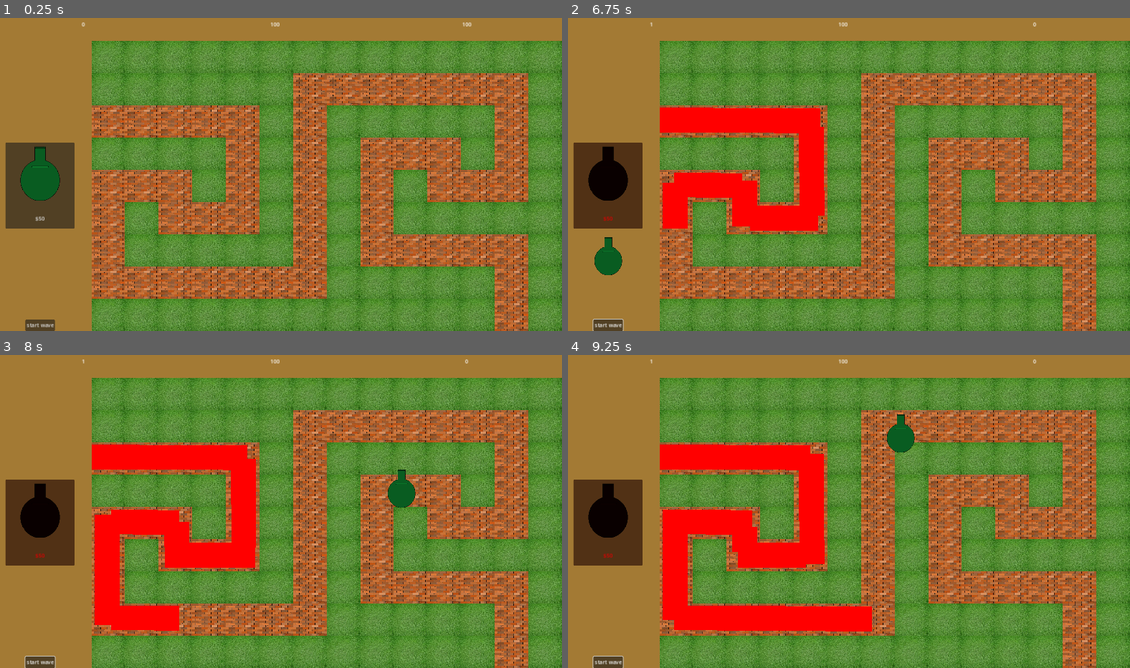
Above: before the commit, frames 1-4 (two rows, left to right).
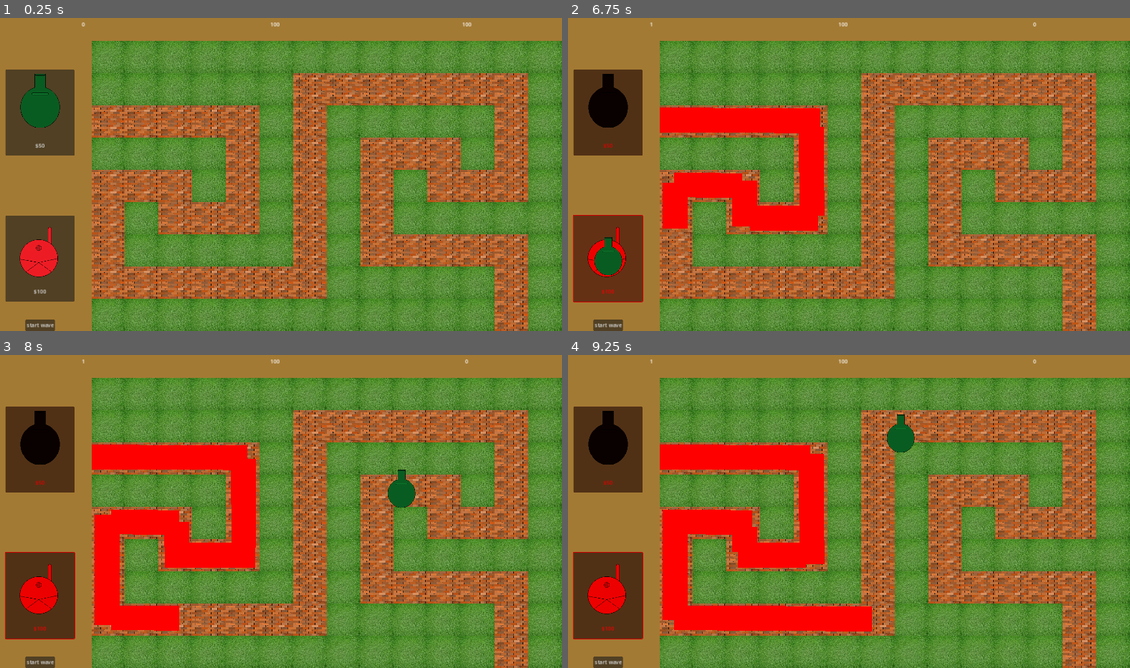
Above: after the commit, the same moments.

Repository: real-chicken-master/square-tower-defense-godot-
Game: Godot game, scene res://maps/grassMap.tscn
Two runs of this game, one before a commit and one after it. Both use one fixed random seed, a clock stepped at 60 frames per second and the inputs below.
Inputs (mouse positions are in pixels of both pictures, inside the frame that each line leads up to):
- Up to frame 1 (0.25 s): no input
- Up to frame 2 (6.75 s): click "$50" at 0.5 s; click (607, 259) at 1.25 s, where only the run after the commit has a clickable "$100"; click "start wave" at 2 s; click "start wave" at 2.75 s; click "$50" at 3.5 s; click (607, 259) at 4.25 s, where only the run after the commit has a clickable "$100"; click "$50" at 5 s; click "start wave" at 5.75 s; click (607, 259) at 6.5 s, where only the run after the commit has a clickable "$100"
- Up to frame 3 (8 s): move the mouse to (399, 489) at 7.27 s; click (399, 489) at 7.35 s
- Up to frame 4 (9.25 s): move the mouse to (730, 524) at 8.02 s; click (730, 524) at 8.1 s; move the mouse to (899, 436) at 8.77 s; click (899, 436) at 8.85 s

The runs differ from the first frame. In frame 1, 8.2% of the frame differs, in the area x 1-14%, y 16-91%; in frame 2, 7.9%; in frame 3, 8.3%, in the area x 0-14%, y 16-100%; in frame 4, 8.3%.

Commit message:
added the snipr tower and the third wave

Diff:
--- a/UI/ui.gd
+++ b/UI/ui.gd
@@ -20,7 +20,9 @@
 
 const discShooterPrice = 50
 
-func _on_button_button_down():
+const sniperPrice = 100
+
+func _on_disc_shooter_button_down():
 	if(money >= discShooterPrice):
 		Globals.money -= discShooterPrice
 		towerType = "disc Shooter"
@@ -43,6 +45,10 @@
 		$"sidebar (towers)/VBoxContainer/discShooter".modulate = Color.WHITE
 	else:
 		$"sidebar (towers)/VBoxContainer/discShooter".modulate = Color.RED
+	if(money >= sniperPrice):
+		$"sidebar (towers)/VBoxContainer/sniper".modulate = Color.WHITE
+	else:
+		$"sidebar (towers)/VBoxContainer/sniper".modulate = Color.RED
 
 
 func _on_start_wave_button_down():
@@ -51,3 +57,10 @@
 		Globals.wave += 1
 		wave = Globals.wave
 		startNextWave.emit(wave)
+
+
+func _on_sniper_button_down():
+		if(money >= sniperPrice):
+			Globals.money -= sniperPrice
+			towerType = "sniper"
+			towerplace.emit(towerType)
--- a/UI/ui.tscn
+++ b/UI/ui.tscn
@@ -1,7 +1,8 @@
-[gd_scene load_steps=3 format=3 uid="uid://bnwvefyvc5koy"]
+[gd_scene load_steps=4 format=3 uid="uid://bnwvefyvc5koy"]
 
 [ext_resource type="Script" path="res://UI/ui.gd" id="1_palqw"]
 [ext_resource type="Texture2D" uid="uid://dvxdyo2rrwf4m" path="res://images/DiscShooter.png" id="2_hmbaw"]
+[ext_resource type="Texture2D" uid="uid://1dlamtkj2e3n" path="res://images/sniper.png" id="3_q8l72"]
 
 [node name="UI" type="Control"]
 layout_mode = 3
@@ -39,6 +40,16 @@
 size_flags_vertical = 6
 text = "$50"
 icon = ExtResource("2_hmbaw")
+icon_alignment = 1
+vertical_icon_alignment = 0
+
+[node name="sniper" type="Button" parent="sidebar (towers)/VBoxContainer"]
+modulate = Color(1, 0, 0, 1)
+layout_mode = 2
+size_flags_horizontal = 4
+size_flags_vertical = 6
+text = "$100"
+icon = ExtResource("3_q8l72")
 icon_alignment = 1
 vertical_icon_alignment = 0
 
@@ -98,5 +109,6 @@
 horizontal_alignment = 1
 vertical_alignment = 1
 
-[connection signal="button_down" from="sidebar (towers)/VBoxContainer/discShooter" to="." method="_on_button_button_down"]
+[connection signal="button_down" from="sidebar (towers)/VBoxContainer/discShooter" to="." method="_on_disc_shooter_button_down"]
+[connection signal="button_down" from="sidebar (towers)/VBoxContainer/sniper" to="." method="_on_sniper_button_down"]
 [connection signal="button_down" from="sidebar (towers)/start wave" to="." method="_on_start_wave_button_down"]
--- a/maps/grassMap.gd
+++ b/maps/grassMap.gd
@@ -6,6 +6,9 @@
 
 var discShooterPlace_scene = preload("res://towers/tower place/DiscShooterPlace.tscn")
 var discShooter_scene = preload("res://towers/discShooter.tscn")
+
+var sniperPlace_scene = preload("res://towers/tower place/sniperPlace.tscn")
+var sniper_scene = preload("res://towers/sniper.tscn")
 
 func _ready():
 	connectSignals()
@@ -20,13 +23,23 @@
 		var DiscShooterPlace = discShooterPlace_scene.instantiate() as Sprite2D
 		DiscShooterPlace.connect("placeTower",placeTower)
 		$towers/towerPlaceIcons.add_child(DiscShooterPlace)
+	if(towerType == "sniper"):
+		var sniperPlace = sniperPlace_scene.instantiate() as Sprite2D
+		sniperPlace.connect("placeTower",placeTower)
+		$towers/towerPlaceIcons.add_child(sniperPlace)
 
 func placeTower(towerType,pos):
 	if(towerType == "discShooter"):
 		var discShooter = discShooter_scene.instantiate() as CharacterBody2D
 		discShooter.connect("shootDisc",_on_disc_shooter_shoot_disc)
-		discShooter.position = pos
+		discShooter.global_position = pos
 		$towers.add_child(discShooter)
+		pass
+	if(towerType == "sniper"):
+		var sniper = sniper_scene.instantiate() as CharacterBody2D
+		sniper.connect("shootDisc",_on_disc_shooter_shoot_disc)
+		sniper.global_position = pos
+		$towers.add_child(sniper)
 		pass
 
 func createSquare(type):
@@ -40,7 +53,7 @@
 		$SquarePath/path2d.add_child(square)
 	if(type == "yellow"):
 		var square = Square_scene.instantiate() as PathFollow2D
-		square.health = 4
+		square.health = 3
 		$SquarePath/path2d.add_child(square)
 
 func _on_disc_shooter_shoot_disc(pos, direction,damage):
@@ -64,11 +77,24 @@
 		createSquare("blue")
 		await get_tree().create_timer(0.2).timeout
 
+func wave3():
+	for num in 10:
+		createSquare("red")
+		await get_tree().create_timer(0.2).timeout
+	for num in 20:
+		createSquare("blue")
+		await get_tree().create_timer(0.2).timeout
+	for num in 20:
+		createSquare("yellow")
+		await get_tree().create_timer(0.2).timeout
+
 func _on_ui_start_next_wave(waveNumber):
 	if(waveNumber == 1):
 		wave1()
 	if(waveNumber == 2):
 		wave2()
+	if(waveNumber == 3):
+		wave3()
 
 
 func _on_path_2d_child_exiting_tree(_node):
--- a/squares (enemies)/squareBase.gd
+++ b/squares (enemies)/squareBase.gd
@@ -33,4 +33,4 @@
 		speed = 200
 	if(health == 3):
 		$CharacterBody2D.modulate = Color(255,255,0,255)
-		speed = 300
+		speed = 500
--- /dev/null
+++ b/towers/sniper.gd
@@ -0,0 +1,53 @@
+extends CharacterBody2D
+
+signal shootDisc(pos,direction,damage)
+
+var notice = false
+
+var target = null
+
+var canShoot = true
+
+var targets = []
+
+var Damage = 3
+
+func _process(_delta):
+	getTarget()
+	if(notice):
+		look_at(target.global_position)
+		rotation_degrees += 90
+		if(canShoot):
+			if target.has_method("hit"):
+				target.hit(Damage)
+			canShoot = false
+			$shootDelay.start()
+
+
+func getTarget():
+	var TargetProgress
+	for n in targets.size():
+		TargetProgress = targets[n].getProgress()
+		if(is_instance_valid(target)):
+			if(target.getProgress()<TargetProgress):
+				target = targets[n]
+		else:
+			target = targets[n]
+
+
+func _on_notice_area_body_entered(body):
+	if(target == null):
+		target = body
+	notice = true
+	targets.push_front(body)
+
+
+func _on_notice_area_body_exited(body):
+	targets.erase(body)
+	if(targets.size() == 0):
+		target = null
+		notice = false
+
+
+func _on_shoot_delay_timeout():
+	canShoot = true
--- a/towers/sniper.tscn
+++ b/towers/sniper.tscn
@@ -1,3 +1,39 @@
-[gd_scene format=3 uid="uid://jyxgvahhmewy"]
+[gd_scene load_steps=5 format=3 uid="uid://jyxgvahhmewy"]
+
+[ext_resource type="Script" path="res://towers/sniper.gd" id="1_c3jqs"]
+[ext_resource type="Texture2D" uid="uid://1dlamtkj2e3n" path="res://images/sniper.png" id="1_txuxx"]
+
+[sub_resource type="CircleShape2D" id="CircleShape2D_4xvhm"]
+radius = 56.3028
+
+[sub_resource type="CircleShape2D" id="CircleShape2D_q6mcy"]
+radius = 5000.0
 
 [node name="sniper" type="CharacterBody2D"]
+scale = Vector2(0.8, 0.8)
+collision_layer = 10
+collision_mask = 3
+script = ExtResource("1_c3jqs")
+
+[node name="CollisionShape2D" type="CollisionShape2D" parent="."]
+position = Vector2(1, 3)
+shape = SubResource("CircleShape2D_4xvhm")
+
+[node name="Sniper" type="Sprite2D" parent="."]
+position = Vector2(4, -21)
+texture = ExtResource("1_txuxx")
+
+[node name="Marker2D" type="Marker2D" parent="Sniper"]
+position = Vector2(29.5, -69)
+
+[node name="noticeArea" type="Area2D" parent="."]
+visible = false
+
+[node name="CollisionShape2D" type="CollisionShape2D" parent="noticeArea"]
+shape = SubResource("CircleShape2D_q6mcy")
+
+[node name="shootDelay" type="Timer" parent="."]
+
+[connection signal="body_entered" from="noticeArea" to="." method="_on_notice_area_body_entered"]
+[connection signal="body_exited" from="noticeArea" to="." method="_on_notice_area_body_exited"]
+[connection signal="timeout" from="shootDelay" to="." method="_on_shoot_delay_timeout"]
--- /dev/null
+++ b/towers/tower place/sniperPlace.gd
@@ -0,0 +1,43 @@
+extends Sprite2D
+
+var can_place = false
+
+var canPlaceCollision = true
+
+var blockingObjects = []
+
+signal placeTower(towerType,pos)
+
+# Called every frame. 'delta' is the elapsed time since the previous frame.
+func _process(_delta):
+	global_position = get_global_mouse_position()
+	if(Input.is_action_just_released("left click")):
+		can_place = true
+	if (can_place && !canPlaceCollision):
+		if (Input.is_action_just_pressed("left click")):
+			placeTower.emit("sniper",global_position)
+			queue_free()
+
+
+
+func _on_area_2d_area_entered(area):
+	blockingObjects.push_front(area)
+	if(blockingObjects.size() != 0):
+		canPlaceCollision = true
+
+
+func _on_area_2d_area_exited(area):
+	blockingObjects.erase(area)
+	if(blockingObjects.size() == 0):
+		canPlaceCollision = false
+
+
+func _on_area_2d_body_entered(body):
+	blockingObjects.push_front(body)
+	if(blockingObjects.size() != 0):
+		canPlaceCollision = true
+
+func _on_area_2d_body_exited(body):
+	blockingObjects.erase(body)
+	if(blockingObjects.size() == 0):
+		canPlaceCollision = false
--- /dev/null
+++ b/towers/tower place/sniperPlace.tscn
@@ -0,0 +1,24 @@
+[gd_scene load_steps=4 format=3 uid="uid://csogfsalhf036"]
+
+[ext_resource type="Texture2D" uid="uid://1dlamtkj2e3n" path="res://images/sniper.png" id="1_b73cq"]
+[ext_resource type="Script" path="res://towers/tower place/sniperPlace.gd" id="2_bixsi"]
+
+[sub_resource type="CircleShape2D" id="CircleShape2D_2pc4a"]
+radius = 56.264
+
+[node name="Sniper" type="Sprite2D"]
+texture = ExtResource("1_b73cq")
+script = ExtResource("2_bixsi")
+
+[node name="Area2D" type="Area2D" parent="."]
+collision_layer = 0
+collision_mask = 10
+
+[node name="CollisionShape2D" type="CollisionShape2D" parent="Area2D"]
+position = Vector2(-3.88911, 25.1884)
+shape = SubResource("CircleShape2D_2pc4a")
+
+[connection signal="area_entered" from="Area2D" to="." method="_on_area_2d_area_entered"]
+[connection signal="area_exited" from="Area2D" to="." method="_on_area_2d_area_exited"]
+[connection signal="body_entered" from="Area2D" to="." method="_on_area_2d_body_entered"]
+[connection signal="body_exited" from="Area2D" to="." method="_on_area_2d_body_exited"]
Binary file added: images/sniper.png
Not shown, added: images/sniper.png.import
